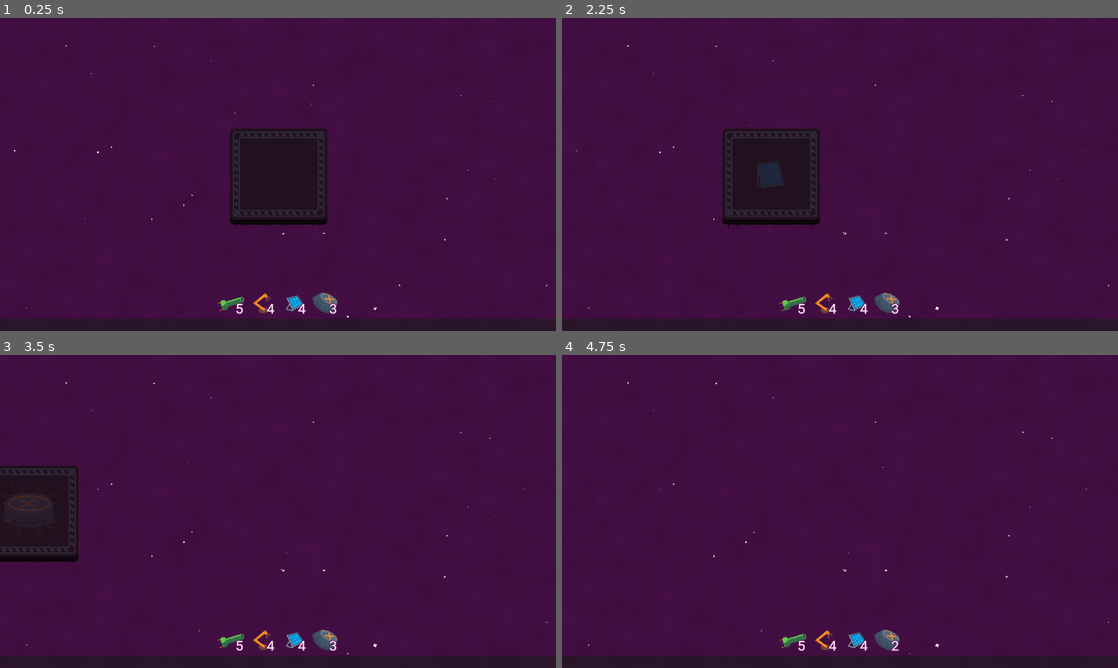
Above: before the commit, frames 1-4 (two rows, left to right).
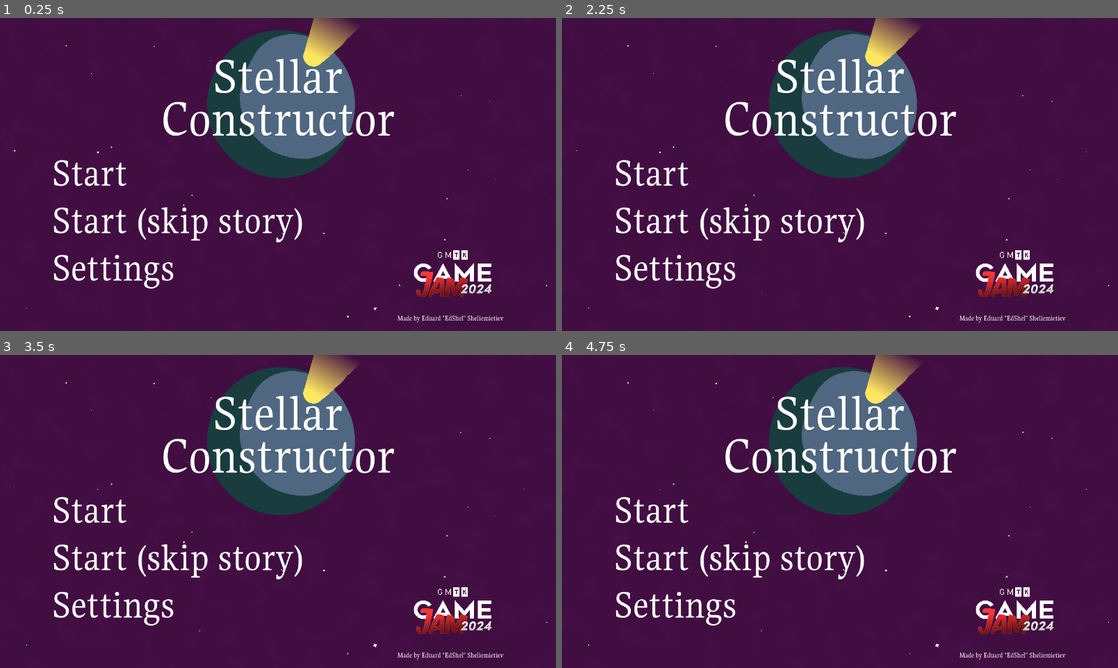
Above: after the commit, the same moments.

Repository: EdShel/StellarConstructor
Game: Godot game, scene res://objects/menu/menu.tscn
Same seed, same stepped clock (60 frames per second), same inputs: the game is played once before the commit and once after it. Before the commit the project starts from res://objects/game.tscn.
Inputs (mouse positions are in pixels of both pictures, inside the frame that each line leads up to):
- Up to frame 1 (0.25 s): no input
- Up to frame 2 (2.25 s): tap Enter at 0.5, 2 s; drag from (795, 302) to (895, 105) at 0.52 s; tap Space at 1.25 s; drag from (823, 302) to (840, 174) at 1.27 s; move the mouse to (856, 302) at 2.02 s; hold D (right) from 2.03 s (still down); click (856, 302) at 2.17 s
- Up to frame 3 (3.5 s): release D (right) at 2.75 s; drag from (322, 639) to (33, 483) at 2.77 s
- Up to frame 4 (4.75 s): tap Space at 3.5 s; move the mouse to (1006, 558) at 3.52 s; hold A (left) 3.53-4.25 s; click (1006, 558) at 3.67 s; tap Escape at 4.15 s; drag from (673, 464) to (756, 433) at 4.27 s

The runs differ from the first frame. In frame 1, 18% of the frame differs, in the area x 2-100%, y 0-100%; in frame 2, 20%; in frame 3, 20%; in frame 4, 16%.

Commit message:
Basic main menu

Diff:
--- a/objects/game.tscn
+++ b/objects/game.tscn
@@ -1,8 +1,8 @@
-[gd_scene load_steps=19 format=3 uid="uid://bnrh75aysmd6v"]
+[gd_scene load_steps=13 format=3 uid="uid://bnrh75aysmd6v"]
 
 [ext_resource type="Script" path="res://objects/game.gd" id="1_86h5b"]
 [ext_resource type="Script" path="res://objects/utilities/camera_controller.gd" id="1_bl32n"]
-[ext_resource type="Texture2D" uid="uid://byyalp7ylos1v" path="res://sprites/background/stars.png" id="2_8rblh"]
+[ext_resource type="PackedScene" uid="uid://dl0mfg5xygstu" path="res://objects/visuals/space_background.tscn" id="2_nwyts"]
 [ext_resource type="PackedScene" uid="uid://cm7qf6mbektuu" path="res://objects/build_grid/build_grid.tscn" id="3_pjmpo"]
 [ext_resource type="PackedScene" uid="uid://be7n1h67dsqhj" path="res://objects/visuals/space_platform.tscn" id="4_2twcc"]
 [ext_resource type="PackedScene" uid="uid://csmg87yqk0t47" path="res://objects/ui/toolbar/toolbar.tscn" id="4_ot15t"]
@@ -13,59 +13,10 @@
 [ext_resource type="AudioStream" uid="uid://jb6xjkatqwdq" path="res://audio/build_place.wav" id="11_08l6w"]
 [ext_resource type="AudioStream" uid="uid://covw6qcctcnk3" path="res://audio/build_destroy.wav" id="12_e7fog"]
 
-[sub_resource type="Gradient" id="Gradient_ih6d0"]
-colors = PackedColorArray(0.27451, 0.0627451, 0.27451, 1, 0.245054, 0.0520928, 0.24506, 1)
-
-[sub_resource type="FastNoiseLite" id="FastNoiseLite_mwpsg"]
-seed = 3
-
-[sub_resource type="NoiseTexture2D" id="NoiseTexture2D_kyg7y"]
-width = 1280
-height = 720
-color_ramp = SubResource("Gradient_ih6d0")
-noise = SubResource("FastNoiseLite_mwpsg")
-
-[sub_resource type="CanvasItemMaterial" id="CanvasItemMaterial_du0cd"]
-particles_animation = true
-particles_anim_h_frames = 3
-particles_anim_v_frames = 1
-particles_anim_loop = false
-
-[sub_resource type="Curve" id="Curve_56oh3"]
-_data = [Vector2(0, 0.120301), 0.0, 0.0, 0, 0, Vector2(0.763514, 0.441461), 0.0, 0.0, 0, 0, Vector2(1, 0.11681), 0.0, 0.0, 0, 0]
-point_count = 3
-
-[sub_resource type="Gradient" id="Gradient_krn3o"]
-offsets = PackedFloat32Array(0, 0.136139, 0.863861, 1)
-colors = PackedColorArray(1, 1, 1, 0, 1, 1, 1, 1, 1, 1, 1, 1, 1, 1, 1, 0)
-
 [node name="Game" type="Node2D"]
 script = ExtResource("1_86h5b")
 
-[node name="Background" type="CanvasLayer" parent="."]
-layer = -1
-
-[node name="Sprite2D" type="Sprite2D" parent="Background"]
-position = Vector2(640, 360)
-texture = SubResource("NoiseTexture2D_kyg7y")
-
-[node name="CPUParticles2D" type="CPUParticles2D" parent="Background"]
-material = SubResource("CanvasItemMaterial_du0cd")
-position = Vector2(640, 360)
-amount = 40
-lifetime = 30.0
-preprocess = 30.0
-fixed_fps = 10
-texture = ExtResource("2_8rblh")
-emission_shape = 3
-emission_rect_extents = Vector2(640, 360)
-gravity = Vector2(0, 0)
-angle_max = 360.0
-scale_amount_min = 0.1
-scale_amount_curve = SubResource("Curve_56oh3")
-color_ramp = SubResource("Gradient_krn3o")
-anim_speed_min = 1.0
-anim_speed_max = 1.0
+[node name="SpaceBackground" parent="." instance=ExtResource("2_nwyts")]
 
 [node name="Camera2D" type="Camera2D" parent="."]
 unique_name_in_owner = true
--- /dev/null
+++ b/objects/menu/menu.gd
@@ -0,0 +1,39 @@
+extends Node2D
+
+var master_bus: int
+
+func _ready() -> void:
+	show_menu()
+	master_bus = AudioServer.get_bus_index("Master")
+	%SoundSlider.value = db_to_linear(AudioServer.get_bus_volume_db(master_bus)) * 100
+
+func _on_start_clicked() -> void:
+	get_tree().change_scene_to_file("res://objects/game.tscn")
+
+
+func _on_sound_slider_value_changed(value: float) -> void:
+	AudioServer.set_bus_volume_db(master_bus, linear_to_db(value / 100.0))
+	AudioServer.set_bus_mute(master_bus, value < 1)
+
+func show_menu() -> void:
+	%Menu.visible = true
+	%Settings.visible = false
+
+func show_settings() -> void:
+	%Menu.visible = false
+	%Settings.visible = true
+
+func _on_settings_clicked() -> void:
+	show_settings()
+
+func _unhandled_input(event: InputEvent) -> void:
+	if event is InputEventKey:
+		if event.keycode == KEY_ESCAPE:
+			show_menu()
+
+func _on_menu_button_clicked() -> void:
+	show_menu()
+
+
+func _on_sound_slider_drag_ended(_value_changed: bool) -> void:
+	%TestSound.play()
--- /dev/null
+++ b/objects/menu/menu.tscn
@@ -0,0 +1,211 @@
+[gd_scene load_steps=12 format=3 uid="uid://b2qxmaoprf8du"]
+
+[ext_resource type="Script" path="res://objects/menu/menu.gd" id="1_0t82v"]
+[ext_resource type="PackedScene" uid="uid://dl0mfg5xygstu" path="res://objects/visuals/space_background.tscn" id="1_3ibex"]
+[ext_resource type="Texture2D" uid="uid://cjq8h7duty0m1" path="res://sprites/menu/sphere.png" id="2_1s78w"]
+[ext_resource type="FontFile" uid="uid://bvim3n7tdie5i" path="res://styles/Gupter-Regular.ttf" id="3_8c5k6"]
+[ext_resource type="Texture2D" uid="uid://cf7qbdmugbyc2" path="res://sprites/menu/gmtk2024-logo.png" id="4_d1web"]
+[ext_resource type="PackedScene" uid="uid://bgk1o8o8sda2k" path="res://objects/menu/menu_button.tscn" id="4_ekqa1"]
+[ext_resource type="AudioStream" uid="uid://df6igoonge50" path="res://audio/menu_select.wav" id="7_cfhto"]
+
+[sub_resource type="LabelSettings" id="LabelSettings_q3erb"]
+line_spacing = -40.0
+font = ExtResource("3_8c5k6")
+font_size = 120
+shadow_size = 3
+shadow_color = Color(0, 0, 0, 0.129412)
+shadow_offset = Vector2(0, 1)
+
+[sub_resource type="LabelSettings" id="LabelSettings_bcgla"]
+font = ExtResource("3_8c5k6")
+
+[sub_resource type="LabelSettings" id="LabelSettings_eeim0"]
+font = ExtResource("3_8c5k6")
+font_size = 91
+
+[sub_resource type="LabelSettings" id="LabelSettings_6ildr"]
+font_size = 36
+
+[node name="Menu" type="Node2D"]
+script = ExtResource("1_0t82v")
+
+[node name="SpaceBackground" parent="." instance=ExtResource("1_3ibex")]
+
+[node name="UI" type="CanvasLayer" parent="."]
+
+[node name="Menu" type="Control" parent="UI"]
+unique_name_in_owner = true
+visible = false
+layout_mode = 3
+anchors_preset = 15
+anchor_right = 1.0
+anchor_bottom = 1.0
+grow_horizontal = 2
+grow_vertical = 2
+
+[node name="TextureRect" type="TextureRect" parent="UI/Menu"]
+layout_mode = 1
+anchors_preset = -1
+anchor_left = 0.5
+anchor_right = 0.5
+offset_left = -256.0
+offset_top = -50.0
+offset_right = 256.0
+offset_bottom = 512.0
+grow_horizontal = 2
+texture = ExtResource("2_1s78w")
+stretch_mode = 2
+
+[node name="MarginContainer" type="MarginContainer" parent="UI/Menu"]
+layout_mode = 1
+anchors_preset = 15
+anchor_right = 1.0
+anchor_bottom = 1.0
+grow_horizontal = 2
+grow_vertical = 2
+theme_override_constants/margin_left = 120
+theme_override_constants/margin_top = 64
+theme_override_constants/margin_right = 120
+theme_override_constants/margin_bottom = 20
+
+[node name="VBoxContainer" type="VBoxContainer" parent="UI/Menu/MarginContainer"]
+layout_mode = 2
+
+[node name="Label" type="Label" parent="UI/Menu/MarginContainer/VBoxContainer"]
+layout_mode = 2
+text = "Stellar
+Constructor"
+label_settings = SubResource("LabelSettings_q3erb")
+horizontal_alignment = 1
+
+[node name="MarginContainer" type="MarginContainer" parent="UI/Menu/MarginContainer/VBoxContainer"]
+layout_mode = 2
+size_flags_vertical = 3
+
+[node name="HBoxContainer" type="HBoxContainer" parent="UI/Menu/MarginContainer/VBoxContainer/MarginContainer"]
+layout_mode = 2
+
+[node name="VBoxContainer" type="VBoxContainer" parent="UI/Menu/MarginContainer/VBoxContainer/MarginContainer/HBoxContainer"]
+layout_mode = 2
+
+[node name="Start" parent="UI/Menu/MarginContainer/VBoxContainer/MarginContainer/HBoxContainer/VBoxContainer" instance=ExtResource("4_ekqa1")]
+layout_mode = 2
+
+[node name="StartQuick" parent="UI/Menu/MarginContainer/VBoxContainer/MarginContainer/HBoxContainer/VBoxContainer" instance=ExtResource("4_ekqa1")]
+layout_mode = 2
+text = "Start (skip story)"
+
+[node name="Settings" parent="UI/Menu/MarginContainer/VBoxContainer/MarginContainer/HBoxContainer/VBoxContainer" instance=ExtResource("4_ekqa1")]
+layout_mode = 2
+text = "Settings"
+
+[node name="VBoxContainer2" type="VBoxContainer" parent="UI/Menu/MarginContainer/VBoxContainer/MarginContainer/HBoxContainer"]
+layout_mode = 2
+size_flags_horizontal = 3
+
+[node name="Control3" type="Control" parent="UI/Menu/MarginContainer/VBoxContainer/MarginContainer/HBoxContainer/VBoxContainer2"]
+layout_mode = 2
+size_flags_vertical = 3
+
+[node name="GJLogo" type="TextureRect" parent="UI/Menu/MarginContainer/VBoxContainer/MarginContainer/HBoxContainer/VBoxContainer2/Control3"]
+layout_mode = 1
+anchors_preset = -1
+anchor_left = 1.0
+anchor_top = 1.0
+anchor_right = 1.0
+anchor_bottom = 1.0
+offset_left = -235.0
+offset_top = -190.0
+offset_bottom = -35.0
+texture = ExtResource("4_d1web")
+expand_mode = 2
+stretch_mode = 5
+
+[node name="Label" type="Label" parent="UI/Menu/MarginContainer/VBoxContainer/MarginContainer/HBoxContainer/VBoxContainer2/Control3"]
+layout_mode = 1
+anchors_preset = 3
+anchor_left = 1.0
+anchor_top = 1.0
+anchor_right = 1.0
+anchor_bottom = 1.0
+offset_left = -863.0
+offset_top = -19.0
+grow_horizontal = 0
+grow_vertical = 0
+text = "Made by Eduard \"EdShel\" Sheliemietiev"
+label_settings = SubResource("LabelSettings_bcgla")
+horizontal_alignment = 2
+
+[node name="Settings" type="Control" parent="UI"]
+unique_name_in_owner = true
+layout_mode = 3
+anchors_preset = 15
+anchor_right = 1.0
+anchor_bottom = 1.0
+grow_horizontal = 2
+grow_vertical = 2
+
+[node name="MarginContainer" type="MarginContainer" parent="UI/Settings"]
+layout_mode = 1
+anchors_preset = 15
+anchor_right = 1.0
+anchor_bottom = 1.0
+grow_horizontal = 2
+grow_vertical = 2
+theme_override_constants/margin_left = 120
+theme_override_constants/margin_top = 100
+theme_override_constants/margin_right = 100
+theme_override_constants/margin_bottom = 50
+
+[node name="VBoxContainer" type="VBoxContainer" parent="UI/Settings/MarginContainer"]
+layout_mode = 2
+
+[node name="Label" type="Label" parent="UI/Settings/MarginContainer/VBoxContainer"]
+layout_mode = 2
+text = "Settings"
+label_settings = SubResource("LabelSettings_eeim0")
+horizontal_alignment = 1
+
+[node name="MarginContainer" type="MarginContainer" parent="UI/Settings/MarginContainer/VBoxContainer"]
+layout_mode = 2
+size_flags_vertical = 3
+theme_override_constants/margin_top = 30
+
+[node name="VBoxContainer2" type="VBoxContainer" parent="UI/Settings/MarginContainer/VBoxContainer/MarginContainer"]
+layout_mode = 2
+
+[node name="VBoxContainer" type="VBoxContainer" parent="UI/Settings/MarginContainer/VBoxContainer/MarginContainer/VBoxContainer2"]
+layout_mode = 2
+
+[node name="Label" type="Label" parent="UI/Settings/MarginContainer/VBoxContainer/MarginContainer/VBoxContainer2/VBoxContainer"]
+layout_mode = 2
+text = "Sound volume"
+label_settings = SubResource("LabelSettings_6ildr")
+
+[node name="SoundSlider" type="HSlider" parent="UI/Settings/MarginContainer/VBoxContainer/MarginContainer/VBoxContainer2/VBoxContainer"]
+unique_name_in_owner = true
+layout_mode = 2
+
+[node name="TestSound" type="AudioStreamPlayer" parent="UI/Settings/MarginContainer/VBoxContainer/MarginContainer/VBoxContainer2/VBoxContainer"]
+unique_name_in_owner = true
+stream = ExtResource("7_cfhto")
+
+[node name="HBoxContainer" type="HBoxContainer" parent="UI/Settings/MarginContainer/VBoxContainer/MarginContainer/VBoxContainer2"]
+layout_mode = 2
+size_flags_vertical = 3
+alignment = 1
+
+[node name="VBoxContainer" type="VBoxContainer" parent="UI/Settings/MarginContainer/VBoxContainer/MarginContainer/VBoxContainer2/HBoxContainer"]
+layout_mode = 2
+alignment = 2
+
+[node name="MenuButton" parent="UI/Settings/MarginContainer/VBoxContainer/MarginContainer/VBoxContainer2/HBoxContainer/VBoxContainer" instance=ExtResource("4_ekqa1")]
+layout_mode = 2
+text = "Back to menu"
+
+[connection signal="clicked" from="UI/Menu/MarginContainer/VBoxContainer/MarginContainer/HBoxContainer/VBoxContainer/Start" to="." method="_on_start_clicked"]
+[connection signal="clicked" from="UI/Menu/MarginContainer/VBoxContainer/MarginContainer/HBoxContainer/VBoxContainer/StartQuick" to="." method="_on_start_clicked"]
+[connection signal="clicked" from="UI/Menu/MarginContainer/VBoxContainer/MarginContainer/HBoxContainer/VBoxContainer/Settings" to="." method="_on_settings_clicked"]
+[connection signal="drag_ended" from="UI/Settings/MarginContainer/VBoxContainer/MarginContainer/VBoxContainer2/VBoxContainer/SoundSlider" to="." method="_on_sound_slider_drag_ended"]
+[connection signal="value_changed" from="UI/Settings/MarginContainer/VBoxContainer/MarginContainer/VBoxContainer2/VBoxContainer/SoundSlider" to="." method="_on_sound_slider_value_changed"]
+[connection signal="clicked" from="UI/Settings/MarginContainer/VBoxContainer/MarginContainer/VBoxContainer2/HBoxContainer/VBoxContainer/MenuButton" to="." method="_on_menu_button_clicked"]
--- /dev/null
+++ b/objects/menu/menu_button.gd
@@ -0,0 +1,19 @@
+extends Label
+
+signal clicked()
+
+@export var hover_color: Color
+
+func _on_mouse_entered() -> void:
+	self_modulate = hover_color
+	%SelectedSound.play()
+
+
+func _on_mouse_exited() -> void:
+	self_modulate = Color(1.0, 1.0, 1.0, 1.0)
+
+
+func _on_gui_input(event: InputEvent) -> void:
+	if event is InputEventMouseButton and event.pressed and event.button_index == MOUSE_BUTTON_LEFT:
+		%ConfirmSound.play()
+		clicked.emit()
--- /dev/null
+++ b/objects/menu/menu_button.tscn
@@ -0,0 +1,30 @@
+[gd_scene load_steps=6 format=3 uid="uid://bgk1o8o8sda2k"]
+
+[ext_resource type="FontFile" uid="uid://bvim3n7tdie5i" path="res://styles/Gupter-Regular.ttf" id="1_8wd1n"]
+[ext_resource type="Script" path="res://objects/menu/menu_button.gd" id="2_pll17"]
+[ext_resource type="AudioStream" uid="uid://df6igoonge50" path="res://audio/menu_select.wav" id="3_ykpm4"]
+[ext_resource type="AudioStream" uid="uid://b6swux7vdvxm3" path="res://audio/menu_confirm.wav" id="4_vbleo"]
+
+[sub_resource type="LabelSettings" id="LabelSettings_ak8og"]
+font = ExtResource("1_8wd1n")
+font_size = 91
+
+[node name="MenuButton" type="Label"]
+mouse_filter = 1
+text = "Start"
+label_settings = SubResource("LabelSettings_ak8og")
+script = ExtResource("2_pll17")
+hover_color = Color(0.960797, 0, 0.263028, 1)
+
+[node name="SelectedSound" type="AudioStreamPlayer" parent="."]
+unique_name_in_owner = true
+stream = ExtResource("3_ykpm4")
+bus = &"SFX"
+
+[node name="ConfirmSound" type="AudioStreamPlayer" parent="."]
+unique_name_in_owner = true
+stream = ExtResource("4_vbleo")
+
+[connection signal="gui_input" from="." to="." method="_on_gui_input"]
+[connection signal="mouse_entered" from="." to="." method="_on_mouse_entered"]
+[connection signal="mouse_exited" from="." to="." method="_on_mouse_exited"]
--- a/objects/ui/build_tooltips/power/power_consumption.gd
+++ b/objects/ui/build_tooltips/power/power_consumption.gd
@@ -3,4 +3,4 @@
 var power_consumption: int = 1
 
 func _ready() -> void:
-	%Value.text = "%sW" % power_consumption
+	%Value.text = "%sGW" % power_consumption
--- a/objects/ui/build_tooltips/solar_build_tooltip.gd
+++ b/objects/ui/build_tooltips/solar_build_tooltip.gd
@@ -5,4 +5,4 @@
 func _enter_tree() -> void:
 	if !solar:
 		return
-	%PowerProductionLabel.text = "%sW" % solar.power_production
+	%PowerProductionLabel.text = "%sGW" % solar.power_production
--- a/objects/ui/power_indicator/power_indicator.gd
+++ b/objects/ui/power_indicator/power_indicator.gd
@@ -13,7 +13,7 @@
 	%ProductionIndicator.value = game.power_production
 	%ConsumptionIndicator.value = game.power_consumption
 
-	var template = "Consumption %s, Production %s, Goal %s"
+	var template = "Consumption %sGW, Production %sGW, Goal %sGW"
 	%Status.text = template % [game.power_consumption, game.power_production, game.power_goal]
 	pass
 
--- a/objects/visuals/rocket.tscn
+++ b/objects/visuals/rocket.tscn
@@ -1,8 +1,9 @@
-[gd_scene load_steps=9 format=3 uid="uid://beieijsnrit6l"]
+[gd_scene load_steps=10 format=3 uid="uid://beieijsnrit6l"]
 
 [ext_resource type="Texture2D" uid="uid://b57lc7qchh8gn" path="res://sprites/background/rocket.png" id="1_i56kb"]
 [ext_resource type="Texture2D" uid="uid://c7oy0jlgx6l02" path="res://sprites/background/circle.png" id="2_dxqte"]
 [ext_resource type="Script" path="res://objects/visuals/rocket.gd" id="2_v5tb7"]
+[ext_resource type="AudioStream" uid="uid://b81pmss4c8wc6" path="res://audio/rocket_land.wav" id="4_hgsj2"]
 
 [sub_resource type="Animation" id="Animation_7scv5"]
 length = 0.001
@@ -142,6 +143,20 @@
 "values": [{
 "args": [],
 "method": &"offload"
+}]
+}
+tracks/6/type = "method"
+tracks/6/imported = false
+tracks/6/enabled = true
+tracks/6/path = NodePath("AudioStreamPlayer2D")
+tracks/6/interp = 1
+tracks/6/loop_wrap = true
+tracks/6/keys = {
+"times": PackedFloat32Array(2.76667),
+"transitions": PackedFloat32Array(1),
+"values": [{
+"args": [0.0],
+"method": &"play"
 }]
 }
 
@@ -186,4 +201,10 @@
 scale_amount_curve = SubResource("Curve_vqw7q")
 color_ramp = SubResource("Gradient_wty04")
 
+[node name="AudioStreamPlayer2D" type="AudioStreamPlayer2D" parent="."]
+stream = ExtResource("4_hgsj2")
+max_distance = 1000.0
+attenuation = 2.21914
+bus = &"SFX_Env"
+
 [connection signal="animation_finished" from="AnimationPlayer" to="." method="_on_animation_player_animation_finished"]
--- /dev/null
+++ b/objects/visuals/space_background.tscn
@@ -0,0 +1,54 @@
+[gd_scene load_steps=8 format=3 uid="uid://dl0mfg5xygstu"]
+
+[ext_resource type="Texture2D" uid="uid://byyalp7ylos1v" path="res://sprites/background/stars.png" id="1_wg1m0"]
+
+[sub_resource type="Gradient" id="Gradient_ih6d0"]
+colors = PackedColorArray(0.27451, 0.0627451, 0.27451, 1, 0.245054, 0.0520928, 0.24506, 1)
+
+[sub_resource type="FastNoiseLite" id="FastNoiseLite_mwpsg"]
+seed = 3
+
+[sub_resource type="NoiseTexture2D" id="NoiseTexture2D_kyg7y"]
+width = 1280
+height = 720
+color_ramp = SubResource("Gradient_ih6d0")
+noise = SubResource("FastNoiseLite_mwpsg")
+
+[sub_resource type="CanvasItemMaterial" id="CanvasItemMaterial_du0cd"]
+particles_animation = true
+particles_anim_h_frames = 3
+particles_anim_v_frames = 1
+particles_anim_loop = false
+
+[sub_resource type="Curve" id="Curve_56oh3"]
+_data = [Vector2(0, 0.120301), 0.0, 0.0, 0, 0, Vector2(0.763514, 0.441461), 0.0, 0.0, 0, 0, Vector2(1, 0.11681), 0.0, 0.0, 0, 0]
+point_count = 3
+
+[sub_resource type="Gradient" id="Gradient_krn3o"]
+offsets = PackedFloat32Array(0, 0.136139, 0.863861, 1)
+colors = PackedColorArray(1, 1, 1, 0, 1, 1, 1, 1, 1, 1, 1, 1, 1, 1, 1, 0)
+
+[node name="SpaceBackground" type="CanvasLayer"]
+layer = -1
+
+[node name="Sprite2D" type="Sprite2D" parent="."]
+position = Vector2(640, 360)
+texture = SubResource("NoiseTexture2D_kyg7y")
+
+[node name="CPUParticles2D" type="CPUParticles2D" parent="."]
+material = SubResource("CanvasItemMaterial_du0cd")
+position = Vector2(640, 360)
+amount = 40
+lifetime = 30.0
+preprocess = 30.0
+fixed_fps = 10
+texture = ExtResource("1_wg1m0")
+emission_shape = 3
+emission_rect_extents = Vector2(640, 360)
+gravity = Vector2(0, 0)
+angle_max = 360.0
+scale_amount_min = 0.1
+scale_amount_curve = SubResource("Curve_56oh3")
+color_ramp = SubResource("Gradient_krn3o")
+anim_speed_min = 1.0
+anim_speed_max = 1.0
--- a/project.godot
+++ b/project.godot
@@ -11,7 +11,7 @@
 [application]
 
 config/name="StellarConstructor"
-run/main_scene="res://objects/game.tscn"
+run/main_scene="res://objects/menu/menu.tscn"
 config/features=PackedStringArray("4.3", "GL Compatibility")
 config/icon="res://icon.svg"
 
Not shown, added: audio/menu_confirm.wav.import
Not shown, changed: audio/menu_select.wav.import
Not shown, added: audio/rocket_land.wav.import
Binary file added: sprites/menu/gmtk2024-logo.png
Not shown, added: sprites/menu/gmtk2024-logo.png.import
Binary file added: sprites/menu/sphere.png
Not shown, added: sprites/menu/sphere.png.import
Binary file added: styles/Gupter-Regular.ttf
Not shown, added: styles/Gupter-Regular.ttf.import
Not shown, removed: audio/item_destroy.wav
Not shown, added: audio/menu_confirm.wav
Not shown, added: audio/menu_select.wav
(and 1 more such lines)
